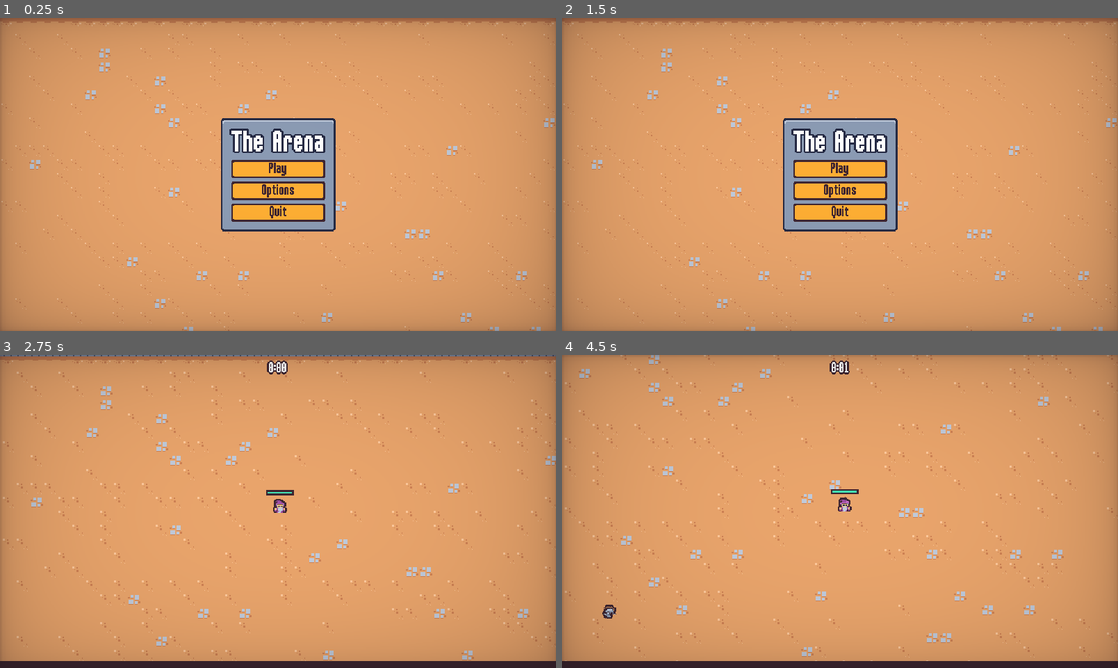
Above: before the commit, frames 1-4 (two rows, left to right).
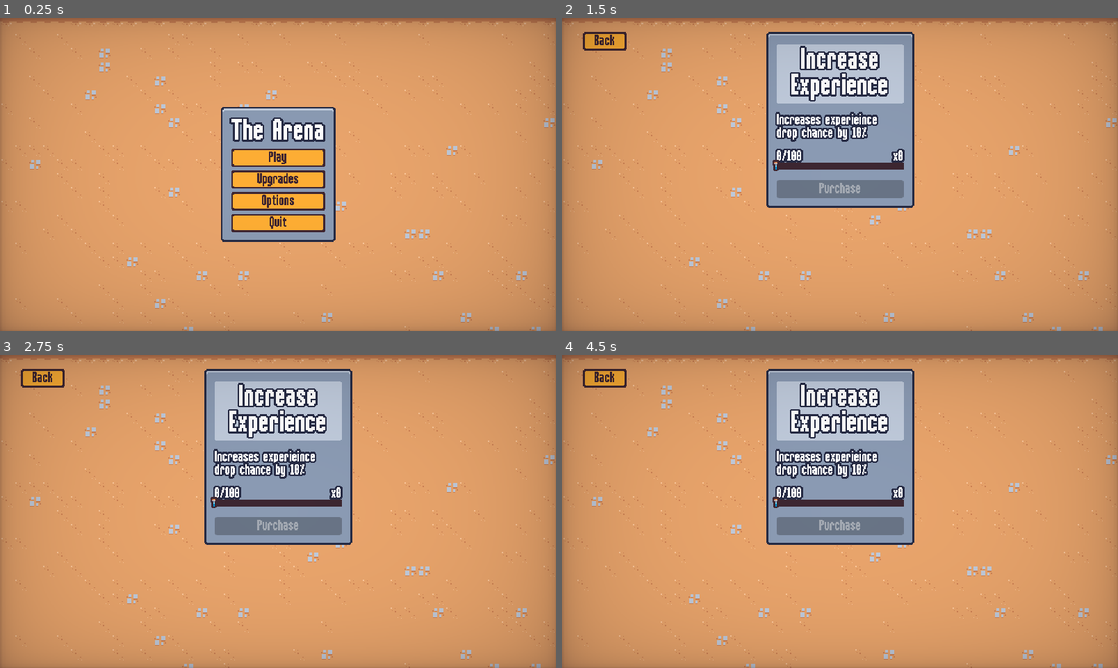
Above: after the commit, the same moments.

Repository: camd67/survivors-clone
Game: Godot game, scene res://scenes/ui/main_menu.tscn
The game is run twice, just before and just after one commit, with the same random seed, the same clock (stepped at 60 frames per second) and the same inputs.
Inputs (mouse positions are in pixels of both pictures, inside the frame that each line leads up to):
- Up to frame 1 (0.25 s): no input
- Up to frame 2 (1.5 s): click (840, 180) at 0.5 s, where only the run after the commit has a clickable "Upgrades"; click (606, 39) at 1.25 s, where only the run after the commit has a clickable "Back"
- Up to frame 3 (2.75 s): click (278, 505) at 2 s, where only the run before the commit has a clickable "Play"
- Up to frame 4 (4.5 s): move the mouse to (962, 495) at 2.77 s; press the mouse at (962, 495) at 2.78 s; hold D (move_right) 2.78-3.53 s; move the mouse to (728, 527) at 3.52 s; release the mouse at (728, 527) at 3.53 s; hold S (move_down) 3.53-4.28 s; click (728, 527) at 3.6 s; move the mouse to (895, 442) at 4.27 s; press the mouse at (895, 442) at 4.28 s; hold D (move_right) from 4.28 s (still down)

The runs differ from the first frame. In frame 1, 5.7% of the frame differs, in the area x 39-61%, y 28-72%; in frame 2, 15%; in frame 3, 21%; in frame 4, 22%, in the area x 0-100%, y 0-100%.

Commit message:
Lesson 71: Applying meta upgrades

Diff:
--- a/scenes/autoload/meta_progression.gd
+++ b/scenes/autoload/meta_progression.gd
@@ -36,5 +36,12 @@
 	save()
 
 
+func get_upgrade_count(upgrade_id: String) -> int:
+	if save_data["meta_upgrades"].has(upgrade_id):
+		return save_data["meta_upgrades"][upgrade_id]["quantity"]
+	else:
+		return 0
+
+
 func on_experience_collected(amount: float) -> void:
 	save_data["meta_upgrade_currency"] += amount
--- a/scenes/autoload/screen_transition.gd
+++ b/scenes/autoload/screen_transition.gd
@@ -12,6 +12,12 @@
 	$AnimationPlayer.play_backwards("default")
 
 
+func transition_to_scene(scene_path: String) -> void:
+	ScreenTransition.transition()
+	await ScreenTransition.transitioned_halfway
+	get_tree().change_scene_to_file(scene_path)
+
+
 func emit_transitioned_halfway():
 	if skip_emit:
 		skip_emit = false
--- a/scenes/component/vial_drop_component.gd
+++ b/scenes/component/vial_drop_component.gd
@@ -11,7 +11,12 @@
 
 
 func on_died():
-	if randf() > drop_percent:
+	var adjusted_drop_percent = drop_percent
+	var experience_gain_upgrade_count = MetaProgression.get_upgrade_count("experience_gain")
+	if experience_gain_upgrade_count > 0:
+		adjusted_drop_percent += .1
+
+	if randf() > adjusted_drop_percent:
 		return
 
 	if vial_scene == null:
--- a/scenes/game_object/basic_enemy/basic_enemy.tscn
+++ b/scenes/game_object/basic_enemy/basic_enemy.tscn
@@ -102,13 +102,12 @@
 }
 
 [node name="HitRandomAudioPlayerComponent" parent="." instance=ExtResource("3_rubn1")]
-max_distance = 300.0
 streams = Array[AudioStream]([ExtResource("2_26xd3"), ExtResource("4_cdjbc"), ExtResource("5_c1pcm"), ExtResource("6_00qtd"), ExtResource("7_54ja5")])
 
 [node name="HitFlashComponent" parent="." node_paths=PackedStringArray("health_component", "sprite") instance=ExtResource("2_lphwr")]
 health_component = NodePath("../HealthComponent")
 sprite = NodePath("../Visuals/Sprite2D")
-hit_flash_material = SubResource("ShaderMaterial_r8en7")
+hit_flash_material = SubResource("ShaderMaterial_al5b8")
 
 [node name="VelocityComponent" parent="." instance=ExtResource("7_n6pcg")]
 
--- a/scenes/ui/end_screen.gd
+++ b/scenes/ui/end_screen.gd
@@ -11,7 +11,7 @@
 	.set_ease(Tween.EASE_OUT).set_trans(Tween.TRANS_BACK)
 
 	get_tree().paused = true
-	%RestartButton.pressed.connect(on_restart_pressed)
+	%ContinueButton.pressed.connect(on_continue_pressed)
 	%QuitButton.pressed.connect(on_quit_pressed)
 
 
@@ -28,12 +28,15 @@
 	play_jingle(true)
 
 
-func on_restart_pressed():
+func on_continue_pressed():
 	ScreenTransition.transition()
 	await ScreenTransition.transitioned_halfway
 	get_tree().paused = false
-	get_tree().change_scene_to_file("res://scenes/main/main.tscn")
+	get_tree().change_scene_to_file("res://scenes/ui/meta_menu.tscn")
 
 
 func on_quit_pressed():
-	get_tree().quit()
+	ScreenTransition.transition()
+	await ScreenTransition.transitioned_halfway
+	get_tree().paused = false
+	get_tree().change_scene_to_file("res://scenes/ui/main_menu.tscn")
--- a/scenes/ui/end_screen.tscn
+++ b/scenes/ui/end_screen.tscn
@@ -122,15 +122,15 @@
 [node name="VBoxContainer" type="VBoxContainer" parent="MarginContainer/PanelContainer/MarginContainer/VBoxContainer"]
 layout_mode = 2
 
-[node name="RestartButton" parent="MarginContainer/PanelContainer/MarginContainer/VBoxContainer/VBoxContainer" instance=ExtResource("2_y2dh4")]
+[node name="ContinueButton" parent="MarginContainer/PanelContainer/MarginContainer/VBoxContainer/VBoxContainer" instance=ExtResource("2_y2dh4")]
 unique_name_in_owner = true
 layout_mode = 2
-text = "Restart"
+text = "Continue"
 
 [node name="QuitButton" parent="MarginContainer/PanelContainer/MarginContainer/VBoxContainer/VBoxContainer" instance=ExtResource("2_y2dh4")]
 unique_name_in_owner = true
 layout_mode = 2
-text = "Quit"
+text = "Quit to Menu"
 
 [node name="VictoryAudioStreamPlayer" type="AudioStreamPlayer" parent="."]
 stream = ExtResource("3_63blu")
--- a/scenes/ui/main_menu.gd
+++ b/scenes/ui/main_menu.gd
@@ -6,12 +6,15 @@
 	%PlayButton.pressed.connect(on_play_pressed)
 	%OptionsButton.pressed.connect(on_options_pressed)
 	%QuitButton.pressed.connect(on_quit_pressed)
+	%UpgradesButton.pressed.connect(on_upgrades_pressed)
 
 
 func on_play_pressed():
-	ScreenTransition.transition()
-	await ScreenTransition.transitioned_halfway
-	get_tree().change_scene_to_file("res://scenes/main/main.tscn")
+	ScreenTransition.transition_to_scene("res://scenes/main/main.tscn")
+
+
+func on_upgrades_pressed():
+	ScreenTransition.transition_to_scene("res://scenes/ui/meta_menu.tscn")
 
 
 func on_options_pressed():
--- a/scenes/ui/main_menu.tscn
+++ b/scenes/ui/main_menu.tscn
@@ -48,6 +48,11 @@
 layout_mode = 2
 text = "Play"
 
+[node name="UpgradesButton" parent="MarginContainer/PanelContainer/MarginContainer/VBoxContainer" instance=ExtResource("2_pbnkm")]
+unique_name_in_owner = true
+layout_mode = 2
+text = "Upgrades"
+
 [node name="OptionsButton" parent="MarginContainer/PanelContainer/MarginContainer/VBoxContainer" instance=ExtResource("2_pbnkm")]
 unique_name_in_owner = true
 layout_mode = 2
--- a/scenes/ui/meta_menu.gd
+++ b/scenes/ui/meta_menu.gd
@@ -8,7 +8,17 @@
 
 
 func _ready():
+	# Cleanup any test data in the container
+	for child in grid_container.get_children():
+		child.queue_free()
+
 	for upgrade in upgrades:
 		var meta_upgrade_card = meta_upgrade_card_scene.instantiate()
 		grid_container.add_child(meta_upgrade_card)
 		meta_upgrade_card.set_meta_upgrade(upgrade)
+
+	%BackButton.pressed.connect(on_back_pressed)
+
+
+func on_back_pressed():
+	ScreenTransition.transition_to_scene("res://scenes/ui/main_menu.tscn")
--- a/scenes/ui/meta_menu.tscn
+++ b/scenes/ui/meta_menu.tscn
@@ -1,8 +1,9 @@
-[gd_scene load_steps=5 format=3 uid="uid://b411d73h48hgu"]
+[gd_scene load_steps=6 format=3 uid="uid://b411d73h48hgu"]
 
 [ext_resource type="Script" path="res://scenes/ui/meta_menu.gd" id="1_xw1ml"]
 [ext_resource type="Resource" uid="uid://yvdp4pa0rq2l" path="res://resources/meta_upgrades/experience_gain.tres" id="2_081qa"]
 [ext_resource type="TileSet" uid="uid://dtyy32skcnkso" path="res://resources/tileset.tres" id="2_twhs8"]
+[ext_resource type="PackedScene" uid="uid://wejuhgvxywf8" path="res://scenes/ui/meta_upgrade_card.tscn" id="4_hu5qj"]
 [ext_resource type="PackedScene" uid="uid://cv1joakcbqr2w" path="res://scenes/ui/vignette.tscn" id="4_kgvpu"]
 
 [node name="MetaMenu" type="CanvasLayer"]
@@ -32,7 +33,21 @@
 size_flags_horizontal = 4
 theme_override_constants/h_separation = 16
 theme_override_constants/v_separation = 16
-columns = 3
+columns = 2
+
+[node name="MetaUpgradeCard" parent="MarginContainer/GridContainer" instance=ExtResource("4_hu5qj")]
+layout_mode = 2
+
+[node name="MetaUpgradeCard2" parent="MarginContainer/GridContainer" instance=ExtResource("4_hu5qj")]
+layout_mode = 2
+
+[node name="BackButton" type="Button" parent="MarginContainer"]
+unique_name_in_owner = true
+custom_minimum_size = Vector2(50, 0)
+layout_mode = 2
+size_flags_horizontal = 0
+size_flags_vertical = 0
+text = "Back"
 
 [node name="Vignette" parent="." instance=ExtResource("4_kgvpu")]
 layer = 3
--- a/scenes/ui/meta_upgrade_card.gd
+++ b/scenes/ui/meta_upgrade_card.gd
@@ -8,6 +8,7 @@
 @onready var progress_bar = %ProgressBar
 @onready var purchase_button = %PurchaseButton
 @onready var progress_label = %ProgressLabel
+@onready var count_label = %CountLabel
 
 var upgrade: MetaUpgrade
 
@@ -24,12 +25,19 @@
 
 
 func update_progress() -> void:
+	var current_quantity = 0
+	if MetaProgression.save_data["meta_upgrades"].has(upgrade.id):
+		current_quantity = MetaProgression.save_data["meta_upgrades"][upgrade.id]["quantity"]
+	var is_maxed = current_quantity >= upgrade.max_quantity
 	var currency = MetaProgression.save_data["meta_upgrade_currency"]
 	var percent = currency / upgrade.experience_cost
 	percent = min(percent, 1)
 	progress_bar.value = percent
-	purchase_button.disabled = percent < 1
+	purchase_button.disabled = percent < 1 || is_maxed
+	if is_maxed:
+		purchase_button.text = "Max"
 	progress_label.text = str(currency) + "/" + str(upgrade.experience_cost)
+	count_label.text = "x%d" % current_quantity
 
 
 func on_purchase_pressed():
--- a/scenes/ui/meta_upgrade_card.tscn
+++ b/scenes/ui/meta_upgrade_card.tscn
@@ -186,13 +186,24 @@
 mouse_filter = 2
 theme_override_constants/separation = -1
 
-[node name="ProgressLabel" type="Label" parent="MarginContainer/VBoxContainer/VBoxContainer"]
+[node name="HBoxContainer" type="HBoxContainer" parent="MarginContainer/VBoxContainer/VBoxContainer"]
+layout_mode = 2
+
+[node name="ProgressLabel" type="Label" parent="MarginContainer/VBoxContainer/VBoxContainer/HBoxContainer"]
 unique_name_in_owner = true
 layout_mode = 2
 size_flags_vertical = 8
 theme_type_variation = &"BlueOutlineLabel"
 text = "50/200"
 horizontal_alignment = 1
+
+[node name="CountLabel" type="Label" parent="MarginContainer/VBoxContainer/VBoxContainer/HBoxContainer"]
+unique_name_in_owner = true
+layout_mode = 2
+size_flags_horizontal = 10
+theme_type_variation = &"BlueOutlineLabel"
+text = "x8"
+horizontal_alignment = 2
 
 [node name="MarginContainer" type="MarginContainer" parent="MarginContainer/VBoxContainer/VBoxContainer"]
 layout_mode = 2
Not shown: 1 places in scenes/game_object/basic_enemy/basic_enemy.tscn that only renumber resources
